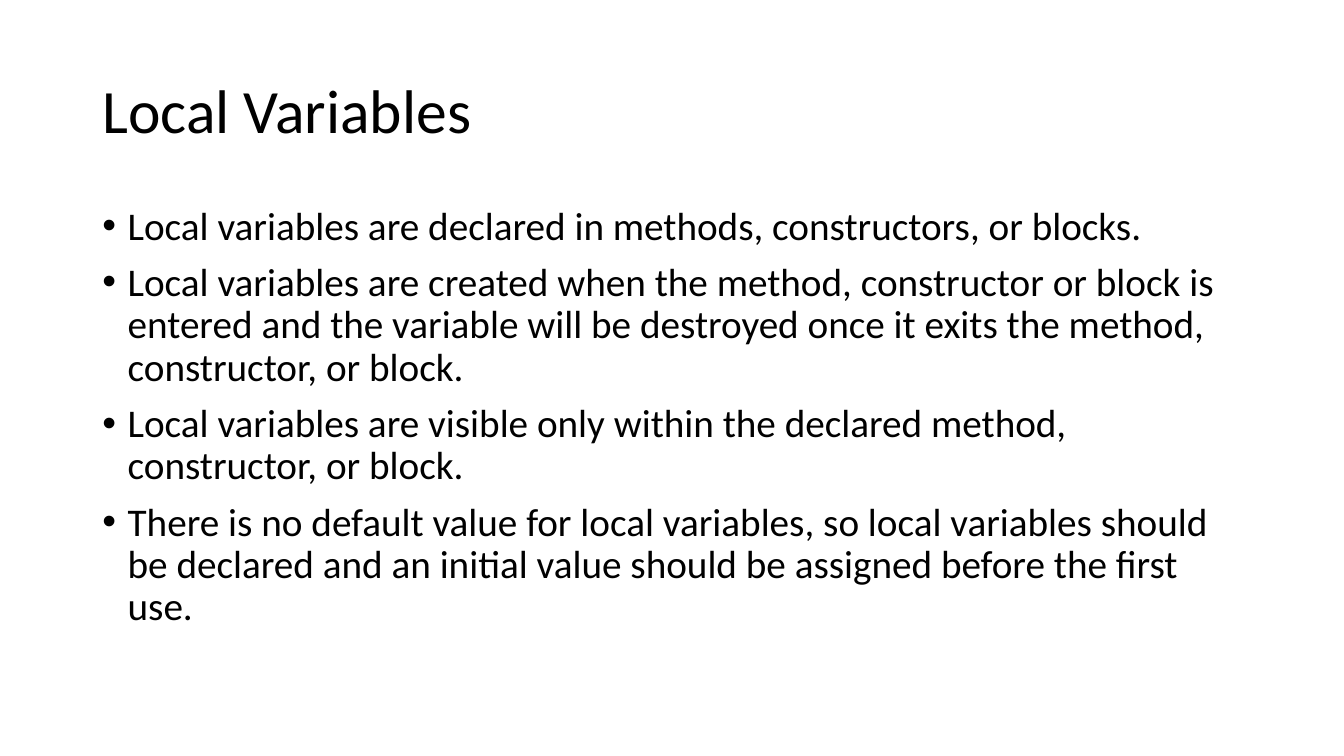
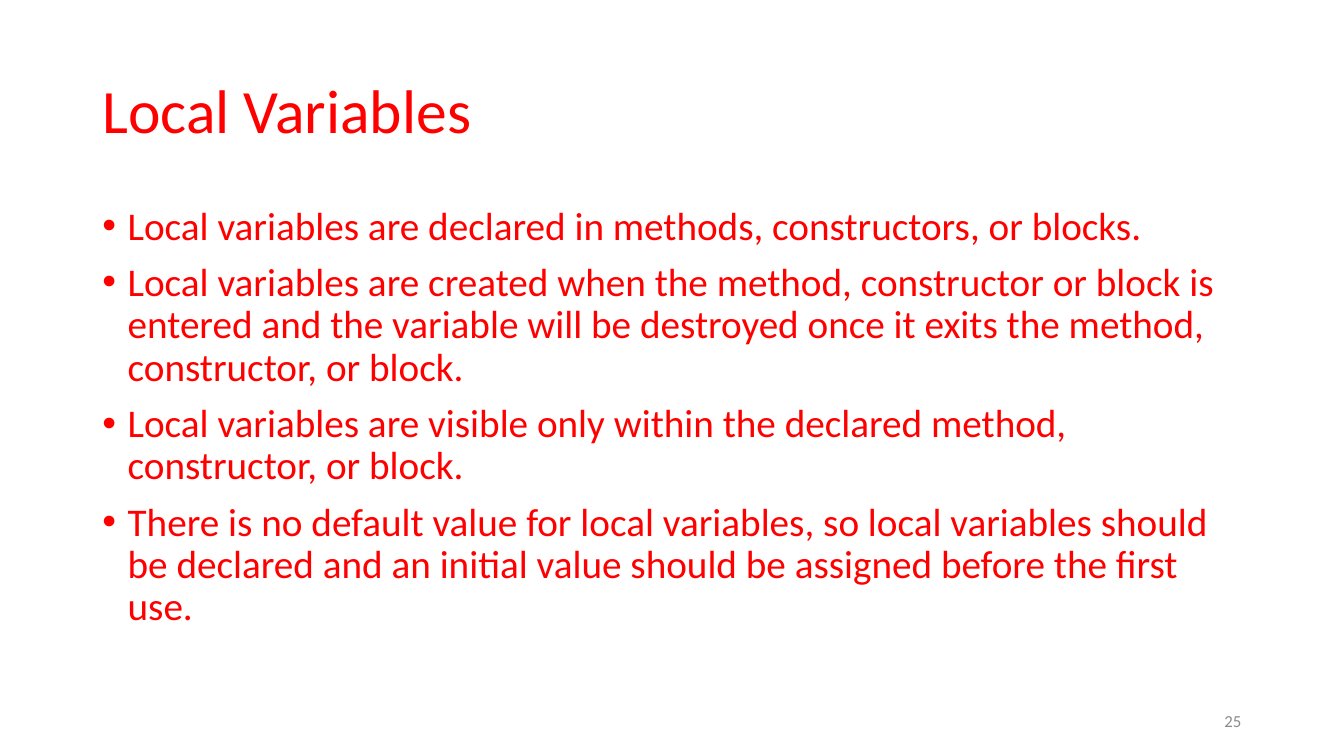
Before and after one commit to karzanosman/java, a slide deck: slide 25 of 01-Programming Fundamentals.pptx (slide 26 before the commit). Drawn at 1344x756 pixels with LibreOffice and Linux fonts; fonts in the diff are those of the drawing. Boxes give left, top, right and bottom in pixels: in the first picture for what was removed or moved away, otherwise in the second. Text is boxed around its words. In the diff, an @@ line names an element or a change of style, - is before the commit and + after.

```diff
--- a/01-Programming Fundamentals.pptx
+++ b/01-Programming Fundamentals.pptx
@@ title "Local Variables" at [102,90,471,134]: text colour #000000 to #FF0000 @@
@@ text "Local variables are declared in ..." at [128,212,1213,621]: text colour #000000 to #FF0000 @@
@@ page number added at [1224,716,1241,727], 12 pt, text #8C8C8C @@
+25
```
Also in this commit, not shown: 32 other slides changed, 1 slide removed, 2 other files.
